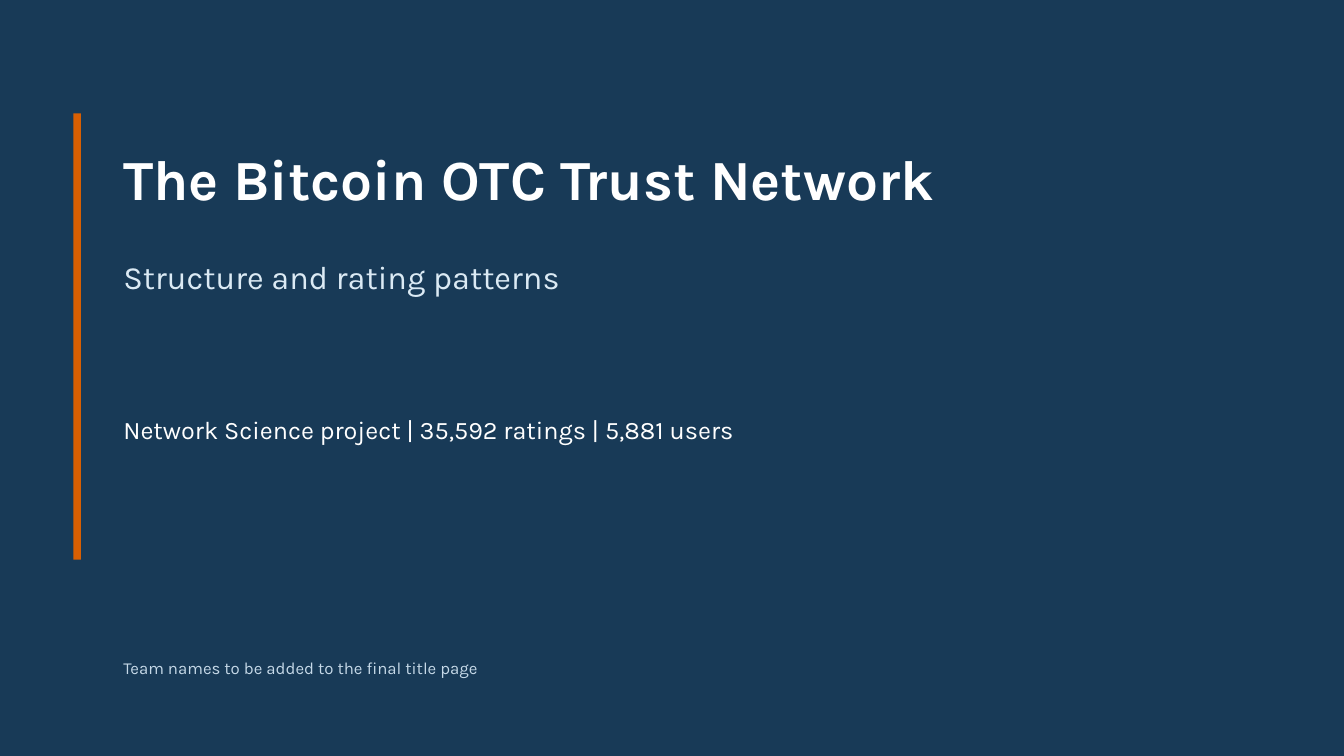
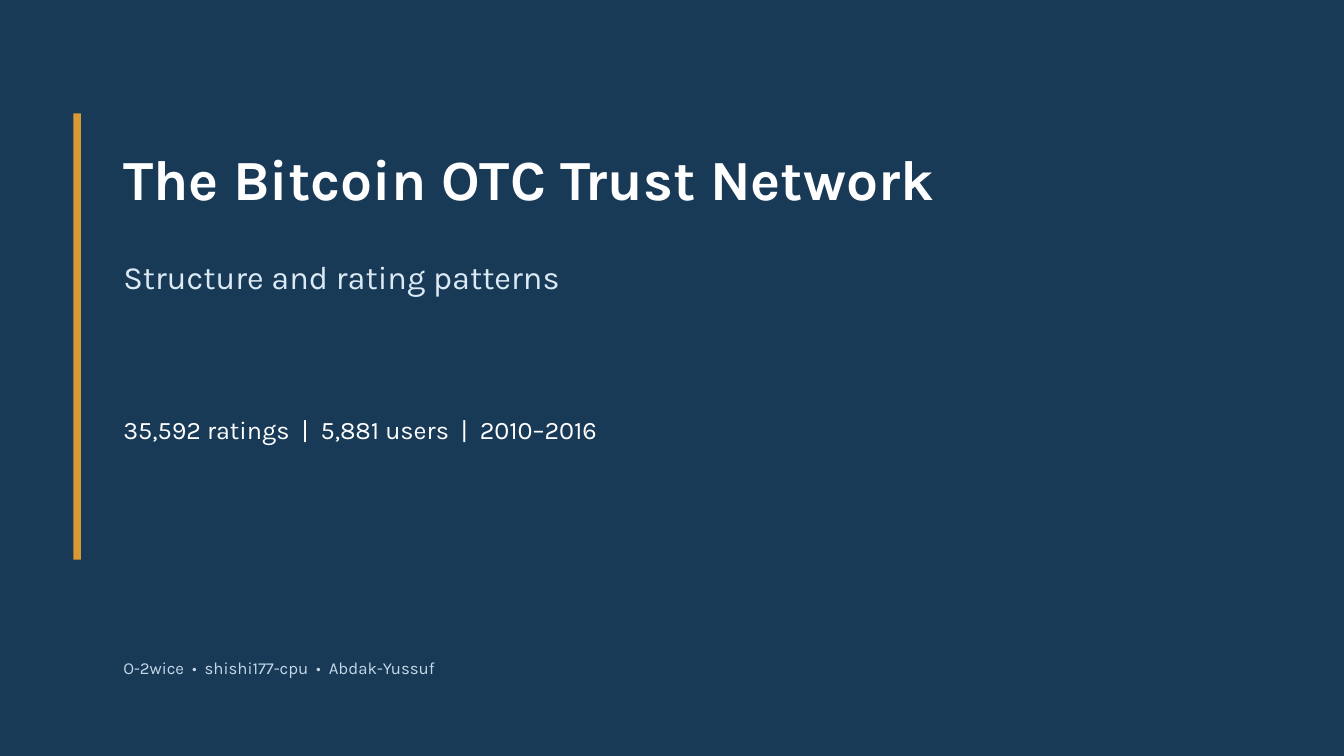
Before and after one commit to O-2wice/bitcoin-otc-trust-network-science, a slide deck: slide 1 of presentation/bitcoin_otc_network_science.pptx. Drawn at 1344x756 pixels with LibreOffice and Linux fonts; fonts in the diff are those of the drawing. Boxes give left, top, right and bottom in pixels: in the first picture for what was removed or moved away, otherwise in the second. Text is boxed around its words. In the diff, an @@ line names an element or a change of style, - is before the commit and + after.

Commit message:
Finalize project presentation and reproduction record

```diff
--- a/presentation/bitcoin_otc_network_science.pptx
+++ b/presentation/bitcoin_otc_network_science.pptx
@@ rectangle at bbox=[74, 113, 81, 560]: fill #D95F02 to #D99A36 @@
@@ text at bbox=[123, 421, 597, 445]: text changed @@
-Network Science project | 35,592 ratings | 5,881 users
+35,592 ratings | 5,881 users | 2010–2016
@@ text at bbox=[123, 662, 435, 678]: text changed @@
-Team names to be added to the final title page
+O-2wice • shishi177-cpu • Abdak-Yussuf
```
Also in this commit, not shown: 3 other slides changed, 1 slide added, 3 other files.
